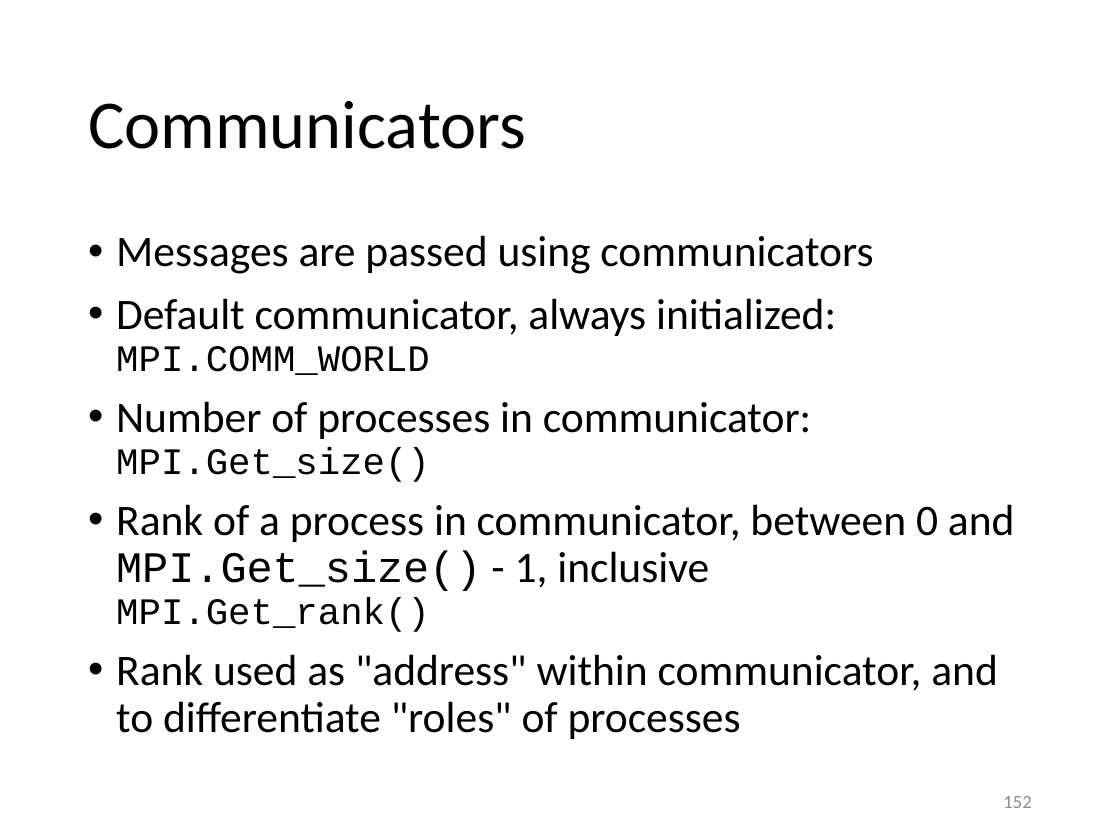
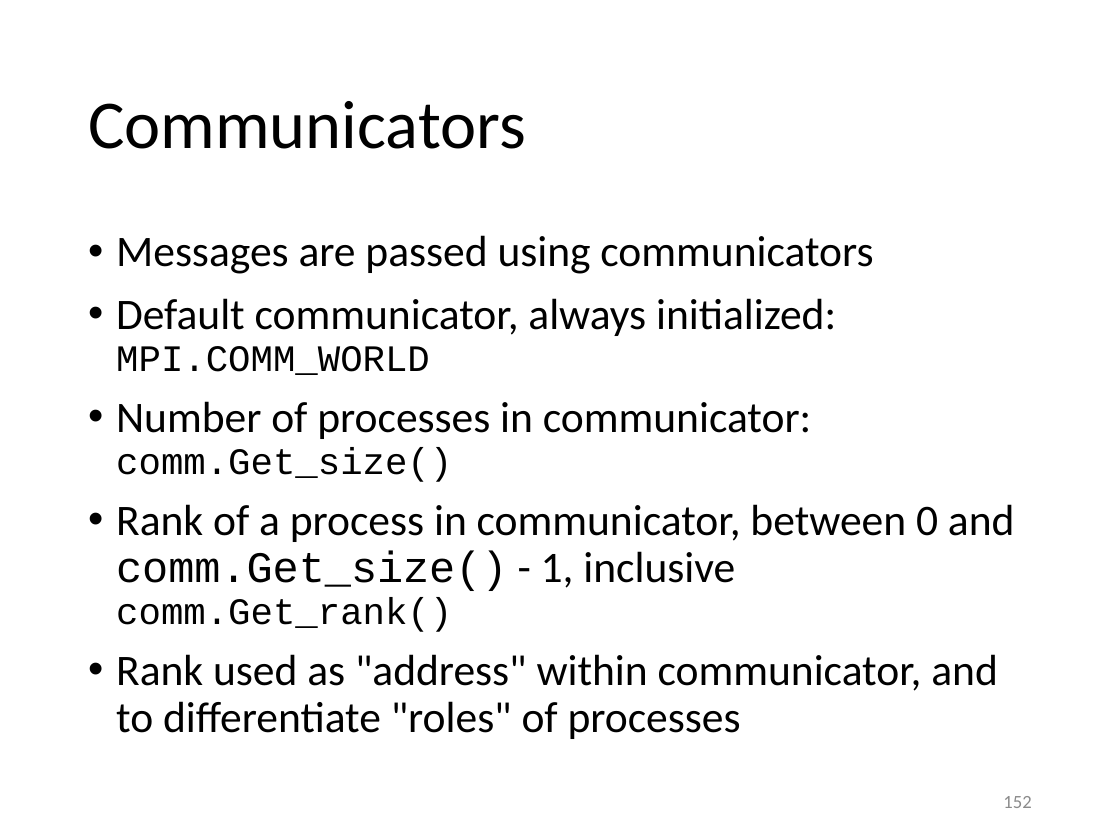
Before and after one commit to gjbex/Python-for-HPC, a slide deck: slide 152 of python_hpc.pptx. Drawn at 1120x840 pixels with LibreOffice and Linux fonts; fonts in the diff are those of the drawing. Boxes give left, top, right and bottom in pixels: in the first picture for what was removed or moved away, otherwise in the second. Text is boxed around its words. In the diff, an @@ line names an element or a change of style, - is before the commit and + after.

Commit message:
Fix various typos

```diff
--- a/python_hpc.pptx
+++ b/python_hpc.pptx
@@ text at <box>116,401,1015,632</box>: text changed @@
-• Number of processes in communicator:
-  MPI.Get_size()
-• Rank of a process in communicator, between 0 and MPI.Get_size() - 1, inclusive
-  MPI.Get_rank()
+• Number of processes in communicator:
+  comm.Get_size()
+• Rank of a process in communicator, between 0 and comm.Get_size() - 1, inclusive
+  comm.Get_rank()
```
Also in this commit, not shown: 6 other slides changed.
